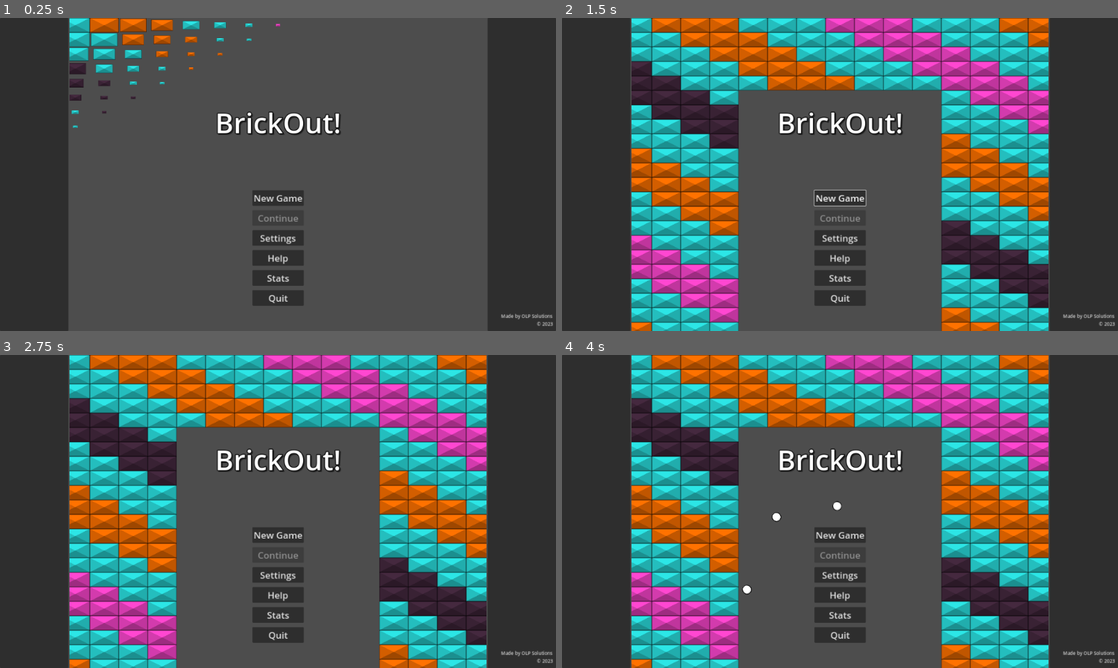
Above: before the commit, frames 1-4 (two rows, left to right).
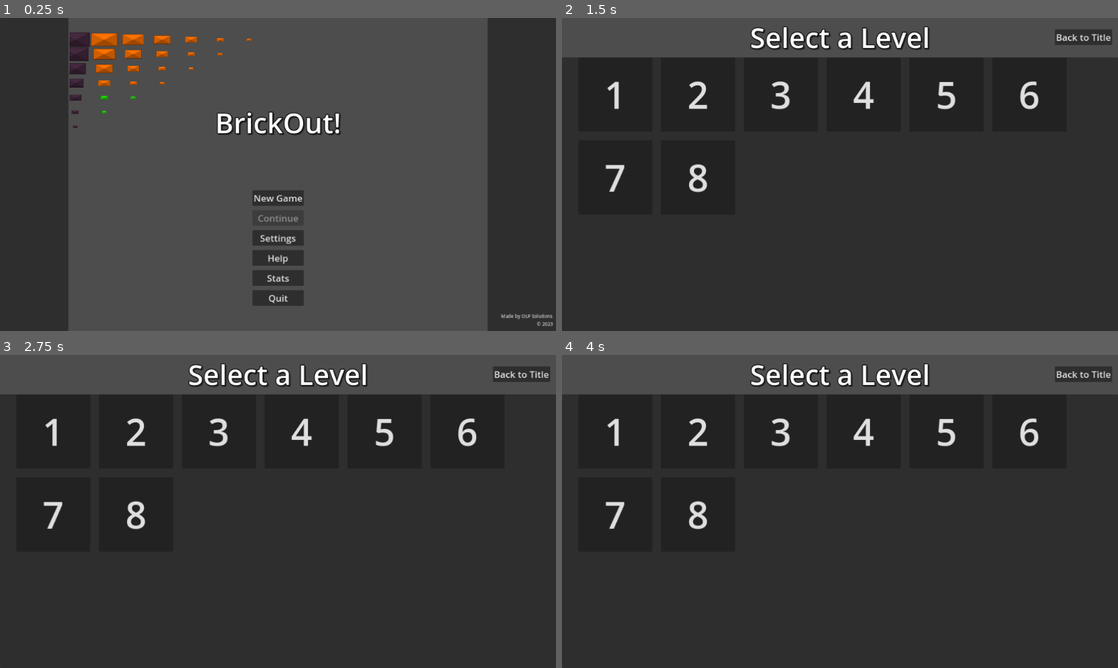
Above: after the commit, the same moments.

Repository: O-39889/brickout
Game: Godot game, scene res://scenes/title_screen.tscn
Same seed, same stepped clock (60 frames per second), same inputs: the game is played once before the commit and once after it.
Inputs (mouse positions are in pixels of both pictures, inside the frame that each line leads up to):
- Up to frame 1 (0.25 s): no input
- Up to frame 2 (1.5 s): click "New Game" at 0.5 s; click (617, 93) at 1.25 s, where only the run after the commit has a clickable "1"
- Up to frame 3 (2.75 s): click (133, 430) at 2 s, where only the run after the commit has a clickable "2"
- Up to frame 4 (4 s): click (778, 430) at 2.75 s, where only the run after the commit has a clickable "3"; click (862, 430) at 3.5 s, where only the run after the commit has a clickable "4"

The runs differ from the first frame. In frame 1, 2.0% of the frame differs, in the area x 12-51%, y 0-36%; in frame 2, 71%, in the area x 0-100%, y 0-100%; in frame 3, 71%; in frame 4, 71%.

Commit message:
Implement changing between title screen and level select

Diff:
--- a/scenes/gui/level_select_menu.tscn
+++ b/scenes/gui/level_select_menu.tscn
@@ -1,6 +1,8 @@
-[gd_scene load_steps=2 format=3 uid="uid://yokrfjsp6155"]
+[gd_scene load_steps=4 format=3 uid="uid://yokrfjsp6155"]
 
 [ext_resource type="LabelSettings" uid="uid://bedtepc8kaaw5" path="res://resources/bigtext_label_settings.tres" id="1_74roj"]
+[ext_resource type="Script" path="res://scripts/level_select_menu.gd" id="1_hoi05"]
+[ext_resource type="Theme" uid="uid://disr836qacj33" path="res://resources/gui_theme.tres" id="3_ffxgf"]
 
 [node name="LevelSelectMenu" type="VBoxContainer"]
 anchors_preset = 15
@@ -10,20 +12,86 @@
 grow_vertical = 2
 size_flags_horizontal = 3
 size_flags_vertical = 3
+script = ExtResource("1_hoi05")
 
-[node name="Label" type="Label" parent="."]
+[node name="ChooseLevelLbl" type="Label" parent="."]
+unique_name_in_owner = true
 layout_mode = 2
+size_flags_horizontal = 3
 text = "Select a Level"
 label_settings = ExtResource("1_74roj")
 horizontal_alignment = 1
 vertical_alignment = 1
 
 [node name="PanelContainer" type="PanelContainer" parent="."]
-visible = false
 custom_minimum_size = Vector2(1920, 0)
 layout_mode = 2
 size_flags_horizontal = 4
 size_flags_vertical = 3
+
+[node name="ScrollContainer" type="ScrollContainer" parent="PanelContainer"]
+layout_mode = 2
+size_flags_horizontal = 4
+size_flags_vertical = 3
+horizontal_scroll_mode = 0
+
+[node name="LevelList" type="GridContainer" parent="PanelContainer/ScrollContainer"]
+unique_name_in_owner = true
+custom_minimum_size = Vector2(1800, 0)
+layout_mode = 2
+size_flags_horizontal = 3
+size_flags_vertical = 3
+theme_override_constants/h_separation = 30
+theme_override_constants/v_separation = 30
+columns = 6
+
+[node name="LevelChooseBtn" type="Button" parent="PanelContainer/ScrollContainer/LevelList"]
+custom_minimum_size = Vector2(256, 256)
+layout_mode = 2
+theme_override_font_sizes/font_size = 128
+text = "1"
+
+[node name="LevelChooseBtn2" type="Button" parent="PanelContainer/ScrollContainer/LevelList"]
+custom_minimum_size = Vector2(256, 256)
+layout_mode = 2
+theme_override_font_sizes/font_size = 128
+text = "2"
+
+[node name="LevelChooseBtn3" type="Button" parent="PanelContainer/ScrollContainer/LevelList"]
+custom_minimum_size = Vector2(256, 256)
+layout_mode = 2
+theme_override_font_sizes/font_size = 128
+text = "3"
+
+[node name="LevelChooseBtn4" type="Button" parent="PanelContainer/ScrollContainer/LevelList"]
+custom_minimum_size = Vector2(256, 256)
+layout_mode = 2
+theme_override_font_sizes/font_size = 128
+text = "4"
+
+[node name="LevelChooseBtn5" type="Button" parent="PanelContainer/ScrollContainer/LevelList"]
+custom_minimum_size = Vector2(256, 256)
+layout_mode = 2
+theme_override_font_sizes/font_size = 128
+text = "5"
+
+[node name="LevelChooseBtn6" type="Button" parent="PanelContainer/ScrollContainer/LevelList"]
+custom_minimum_size = Vector2(256, 256)
+layout_mode = 2
+theme_override_font_sizes/font_size = 128
+text = "6"
+
+[node name="LevelChooseBtn7" type="Button" parent="PanelContainer/ScrollContainer/LevelList"]
+custom_minimum_size = Vector2(256, 256)
+layout_mode = 2
+theme_override_font_sizes/font_size = 128
+text = "7"
+
+[node name="LevelChooseBtn8" type="Button" parent="PanelContainer/ScrollContainer/LevelList"]
+custom_minimum_size = Vector2(256, 256)
+layout_mode = 2
+theme_override_font_sizes/font_size = 128
+text = "8"
 
 [node name="MarginContainer" type="MarginContainer" parent="PanelContainer"]
 layout_mode = 2
@@ -32,60 +100,17 @@
 theme_override_constants/margin_right = 25
 theme_override_constants/margin_bottom = 25
 
-[node name="ScrollContainer" type="ScrollContainer" parent="PanelContainer/MarginContainer"]
-layout_mode = 2
-size_flags_vertical = 3
-horizontal_scroll_mode = 0
+[node name="CanvasLayer" type="CanvasLayer" parent="."]
 
-[node name="HFlowContainer" type="HFlowContainer" parent="PanelContainer/MarginContainer"]
-layout_mode = 2
-theme_override_constants/h_separation = 25
-theme_override_constants/v_separation = 25
+[node name="ExitBtn" type="Button" parent="CanvasLayer"]
+unique_name_in_owner = true
+anchors_preset = 1
+anchor_left = 1.0
+anchor_right = 1.0
+offset_top = 20.0
+offset_right = -20.0
+grow_horizontal = 0
+theme = ExtResource("3_ffxgf")
+text = "Back to Title"
 
-[node name="LevelChooseBtn" type="Button" parent="PanelContainer/MarginContainer/HFlowContainer"]
-custom_minimum_size = Vector2(256, 256)
-layout_mode = 2
-theme_override_font_sizes/font_size = 128
-text = "1"
-
-[node name="LevelChooseBtn2" type="Button" parent="PanelContainer/MarginContainer/HFlowContainer"]
-custom_minimum_size = Vector2(256, 256)
-layout_mode = 2
-theme_override_font_sizes/font_size = 128
-text = "2"
-
-[node name="LevelChooseBtn3" type="Button" parent="PanelContainer/MarginContainer/HFlowContainer"]
-custom_minimum_size = Vector2(256, 256)
-layout_mode = 2
-theme_override_font_sizes/font_size = 128
-text = "3"
-
-[node name="LevelChooseBtn4" type="Button" parent="PanelContainer/MarginContainer/HFlowContainer"]
-custom_minimum_size = Vector2(256, 256)
-layout_mode = 2
-theme_override_font_sizes/font_size = 128
-text = "4"
-
-[node name="LevelChooseBtn5" type="Button" parent="PanelContainer/MarginContainer/HFlowContainer"]
-custom_minimum_size = Vector2(256, 256)
-layout_mode = 2
-theme_override_font_sizes/font_size = 128
-text = "5"
-
-[node name="LevelChooseBtn6" type="Button" parent="PanelContainer/MarginContainer/HFlowContainer"]
-custom_minimum_size = Vector2(256, 256)
-layout_mode = 2
-theme_override_font_sizes/font_size = 128
-text = "6"
-
-[node name="LevelChooseBtn7" type="Button" parent="PanelContainer/MarginContainer/HFlowContainer"]
-custom_minimum_size = Vector2(256, 256)
-layout_mode = 2
-theme_override_font_sizes/font_size = 128
-text = "7"
-
-[node name="LevelChooseBtn8" type="Button" parent="PanelContainer/MarginContainer/HFlowContainer"]
-custom_minimum_size = Vector2(256, 256)
-layout_mode = 2
-theme_override_font_sizes/font_size = 128
-text = "8"
+[connection signal="pressed" from="CanvasLayer/ExitBtn" to="." method="_on_exit_btn_pressed"]
--- /dev/null
+++ b/scenes/level_components/title_screen_layouts/04.tscn
@@ -0,0 +1,546 @@
+[gd_scene load_steps=5 format=3 uid="uid://0u0qqx3ece12"]
+
+[ext_resource type="Script" path="res://scripts/level_components/title_screen_brick_component.gd" id="1_svfhb"]
+[ext_resource type="PackedScene" uid="uid://blofikyc7x7vn" path="res://scenes/RegularBrick.tscn" id="2_v3hyo"]
+[ext_resource type="PackedScene" uid="uid://blefa03mpdv8b" path="res://scenes/unbreakable_brick.tscn" id="3_om6j3"]
+[ext_resource type="PackedScene" uid="uid://clcdnhk8jx7nc" path="res://scenes/super_unbreakable_brick.tscn" id="4_xmfel"]
+
+[node name="BrickComponent" type="Node2D"]
+script = ExtResource("1_svfhb")
+metadata/_edit_lock_ = true
+
+[node name="Label" type="Label" parent="."]
+process_mode = 1
+offset_left = 1870.0
+offset_top = 2440.0
+offset_right = 2049.0
+offset_bottom = 2463.0
+rotation = -1.5708
+text = "false advertising andy"
+
+[node name="ReferenceRect" type="ReferenceRect" parent="."]
+top_level = true
+offset_right = 1440.0
+offset_bottom = 1080.0
+border_color = Color(0.506281, 0.00272401, 0.81529, 1)
+border_width = 5.0
+metadata/_edit_lock_ = true
+
+[node name="Center" type="Control" parent="ReferenceRect"]
+layout_mode = 1
+anchors_preset = 8
+anchor_left = 0.5
+anchor_top = 0.5
+anchor_right = 0.5
+anchor_bottom = 0.5
+grow_horizontal = 2
+grow_vertical = 2
+metadata/_edit_lock_ = true
+
+[node name="BallsComeFromHere" type="Marker2D" parent="ReferenceRect/Center"]
+gizmo_extents = 25.0
+metadata/_edit_lock_ = true
+
+[node name="Brick" parent="." instance=ExtResource("2_v3hyo")]
+position = Vector2(220, 1025)
+color = 5
+
+[node name="Brick2" parent="." instance=ExtResource("2_v3hyo")]
+position = Vector2(220, 975)
+color = 5
+
+[node name="Brick5" parent="." instance=ExtResource("2_v3hyo")]
+position = Vector2(320, 975)
+
+[node name="Brick6" parent="." instance=ExtResource("2_v3hyo")]
+position = Vector2(320, 1025)
+
+[node name="Brick7" parent="." instance=ExtResource("2_v3hyo")]
+position = Vector2(420, 975)
+
+[node name="Brick8" parent="." instance=ExtResource("2_v3hyo")]
+position = Vector2(420, 1025)
+
+[node name="Brick9" parent="." instance=ExtResource("2_v3hyo")]
+position = Vector2(520, 975)
+
+[node name="Brick11" parent="." instance=ExtResource("2_v3hyo")]
+position = Vector2(120, 425)
+color = 2
+
+[node name="Brick12" parent="." instance=ExtResource("2_v3hyo")]
+position = Vector2(120, 375)
+color = 2
+
+[node name="Brick13" parent="." instance=ExtResource("2_v3hyo")]
+position = Vector2(120, 325)
+color = 2
+
+[node name="Brick14" parent="." instance=ExtResource("2_v3hyo")]
+position = Vector2(120, 275)
+color = 2
+
+[node name="Brick15" parent="." instance=ExtResource("2_v3hyo")]
+position = Vector2(220, 425)
+color = 2
+
+[node name="Brick16" parent="." instance=ExtResource("2_v3hyo")]
+position = Vector2(220, 375)
+color = 2
+
+[node name="Brick17" parent="." instance=ExtResource("2_v3hyo")]
+position = Vector2(220, 325)
+color = 2
+
+[node name="Brick18" parent="." instance=ExtResource("2_v3hyo")]
+position = Vector2(220, 275)
+color = 2
+
+[node name="Brick19" parent="." instance=ExtResource("2_v3hyo")]
+position = Vector2(320, 425)
+color = 2
+
+[node name="Brick20" parent="." instance=ExtResource("2_v3hyo")]
+position = Vector2(320, 375)
+color = 2
+
+[node name="Brick21" parent="." instance=ExtResource("2_v3hyo")]
+position = Vector2(320, 325)
+color = 2
+
+[node name="Brick22" parent="." instance=ExtResource("2_v3hyo")]
+position = Vector2(320, 275)
+color = 2
+
+[node name="Brick23" parent="." instance=ExtResource("2_v3hyo")]
+position = Vector2(420, 425)
+color = 2
+
+[node name="Brick24" parent="." instance=ExtResource("2_v3hyo")]
+position = Vector2(420, 375)
+color = 2
+
+[node name="Brick25" parent="." instance=ExtResource("2_v3hyo")]
+position = Vector2(420, 325)
+color = 2
+
+[node name="Brick26" parent="." instance=ExtResource("2_v3hyo")]
+position = Vector2(420, 275)
+color = 2
+
+[node name="Brick27" parent="." instance=ExtResource("2_v3hyo")]
+position = Vector2(520, 425)
+color = 2
+
+[node name="Brick28" parent="." instance=ExtResource("2_v3hyo")]
+position = Vector2(520, 375)
+color = 2
+
+[node name="Brick29" parent="." instance=ExtResource("2_v3hyo")]
+position = Vector2(520, 325)
+color = 2
+
+[node name="Brick30" parent="." instance=ExtResource("2_v3hyo")]
+position = Vector2(520, 275)
+color = 2
+
+[node name="Brick31" parent="." instance=ExtResource("2_v3hyo")]
+position = Vector2(620, 425)
+color = 2
+
+[node name="Brick32" parent="." instance=ExtResource("2_v3hyo")]
+position = Vector2(620, 375)
+color = 2
+
+[node name="Brick33" parent="." instance=ExtResource("2_v3hyo")]
+position = Vector2(620, 325)
+color = 2
+
+[node name="Brick34" parent="." instance=ExtResource("2_v3hyo")]
+position = Vector2(620, 275)
+color = 2
+
+[node name="Brick35" parent="." instance=ExtResource("2_v3hyo")]
+position = Vector2(720, 425)
+color = 2
+
+[node name="Brick36" parent="." instance=ExtResource("2_v3hyo")]
+position = Vector2(720, 375)
+color = 2
+
+[node name="Brick37" parent="." instance=ExtResource("2_v3hyo")]
+position = Vector2(720, 325)
+color = 2
+
+[node name="Brick38" parent="." instance=ExtResource("2_v3hyo")]
+position = Vector2(720, 275)
+color = 2
+
+[node name="Brick39" parent="." instance=ExtResource("2_v3hyo")]
+position = Vector2(820, 425)
+color = 2
+
+[node name="Brick40" parent="." instance=ExtResource("2_v3hyo")]
+position = Vector2(820, 375)
+color = 2
+
+[node name="Brick41" parent="." instance=ExtResource("2_v3hyo")]
+position = Vector2(820, 325)
+color = 2
+
+[node name="Brick42" parent="." instance=ExtResource("2_v3hyo")]
+position = Vector2(820, 275)
+color = 2
+
+[node name="Brick43" parent="." instance=ExtResource("2_v3hyo")]
+position = Vector2(920, 425)
+color = 2
+
+[node name="Brick44" parent="." instance=ExtResource("2_v3hyo")]
+position = Vector2(920, 375)
+color = 2
+
+[node name="Brick45" parent="." instance=ExtResource("2_v3hyo")]
+position = Vector2(920, 325)
+color = 2
+
+[node name="Brick46" parent="." instance=ExtResource("2_v3hyo")]
+position = Vector2(920, 275)
+color = 2
+
+[node name="Brick47" parent="." instance=ExtResource("2_v3hyo")]
+position = Vector2(1020, 425)
+color = 2
+
+[node name="Brick48" parent="." instance=ExtResource("2_v3hyo")]
+position = Vector2(1020, 375)
+color = 2
+
+[node name="Brick49" parent="." instance=ExtResource("2_v3hyo")]
+position = Vector2(1020, 325)
+color = 2
+
+[node name="Brick50" parent="." instance=ExtResource("2_v3hyo")]
+position = Vector2(1020, 275)
+color = 2
+
+[node name="Brick51" parent="." instance=ExtResource("2_v3hyo")]
+position = Vector2(1120, 425)
+color = 2
+
+[node name="Brick52" parent="." instance=ExtResource("2_v3hyo")]
+position = Vector2(1120, 375)
+color = 2
+
+[node name="Brick53" parent="." instance=ExtResource("2_v3hyo")]
+position = Vector2(1120, 325)
+color = 2
+
+[node name="Brick54" parent="." instance=ExtResource("2_v3hyo")]
+position = Vector2(1120, 275)
+color = 2
+
+[node name="Brick55" parent="." instance=ExtResource("2_v3hyo")]
+position = Vector2(1220, 425)
+color = 2
+
+[node name="Brick56" parent="." instance=ExtResource("2_v3hyo")]
+position = Vector2(1220, 375)
+color = 2
+
+[node name="Brick57" parent="." instance=ExtResource("2_v3hyo")]
+position = Vector2(1220, 325)
+color = 2
+
+[node name="Brick58" parent="." instance=ExtResource("2_v3hyo")]
+position = Vector2(1220, 275)
+color = 2
+
+[node name="Brick59" parent="." instance=ExtResource("2_v3hyo")]
+position = Vector2(1320, 425)
+color = 2
+
+[node name="Brick60" parent="." instance=ExtResource("2_v3hyo")]
+position = Vector2(1320, 375)
+color = 2
+
+[node name="Brick61" parent="." instance=ExtResource("2_v3hyo")]
+position = Vector2(1320, 325)
+color = 2
+
+[node name="Brick62" parent="." instance=ExtResource("2_v3hyo")]
+position = Vector2(1320, 275)
+color = 2
+
+[node name="Brick63" parent="." instance=ExtResource("2_v3hyo")]
+position = Vector2(120, 225)
+color = 4
+
+[node name="Brick64" parent="." instance=ExtResource("2_v3hyo")]
+position = Vector2(120, 175)
+color = 4
+
+[node name="Brick65" parent="." instance=ExtResource("2_v3hyo")]
+position = Vector2(120, 125)
+color = 4
+
+[node name="Brick66" parent="." instance=ExtResource("2_v3hyo")]
+position = Vector2(120, 75)
+color = 4
+
+[node name="Brick67" parent="." instance=ExtResource("2_v3hyo")]
+position = Vector2(220, 225)
+color = 4
+
+[node name="Brick68" parent="." instance=ExtResource("2_v3hyo")]
+position = Vector2(220, 175)
+color = 4
+
+[node name="Brick69" parent="." instance=ExtResource("2_v3hyo")]
+position = Vector2(220, 125)
+color = 4
+
+[node name="Brick70" parent="." instance=ExtResource("2_v3hyo")]
+position = Vector2(220, 75)
+color = 4
+
+[node name="Brick71" parent="." instance=ExtResource("2_v3hyo")]
+position = Vector2(320, 225)
+color = 4
+
+[node name="Brick72" parent="." instance=ExtResource("2_v3hyo")]
+position = Vector2(320, 175)
+color = 4
+
+[node name="Brick73" parent="." instance=ExtResource("2_v3hyo")]
+position = Vector2(320, 125)
+color = 4
+
+[node name="Brick74" parent="." instance=ExtResource("2_v3hyo")]
+position = Vector2(320, 75)
+color = 4
+
+[node name="Brick75" parent="." instance=ExtResource("2_v3hyo")]
+position = Vector2(420, 225)
+color = 4
+
+[node name="Brick76" parent="." instance=ExtResource("2_v3hyo")]
+position = Vector2(420, 175)
+color = 4
+
+[node name="Brick77" parent="." instance=ExtResource("2_v3hyo")]
+position = Vector2(420, 125)
+color = 4
+
+[node name="Brick78" parent="." instance=ExtResource("2_v3hyo")]
+position = Vector2(420, 75)
+color = 4
+
+[node name="Brick79" parent="." instance=ExtResource("2_v3hyo")]
+position = Vector2(520, 225)
+color = 4
+
+[node name="Brick80" parent="." instance=ExtResource("2_v3hyo")]
+position = Vector2(520, 175)
+color = 4
+
+[node name="Brick81" parent="." instance=ExtResource("2_v3hyo")]
+position = Vector2(520, 125)
+color = 4
+
+[node name="Brick82" parent="." instance=ExtResource("2_v3hyo")]
+position = Vector2(520, 75)
+color = 4
+
+[node name="Brick83" parent="." instance=ExtResource("2_v3hyo")]
+position = Vector2(620, 225)
+color = 4
+
+[node name="Brick84" parent="." instance=ExtResource("2_v3hyo")]
+position = Vector2(620, 175)
+color = 4
+
+[node name="Brick85" parent="." instance=ExtResource("2_v3hyo")]
+position = Vector2(620, 125)
+color = 4
+
+[node name="Brick86" parent="." instance=ExtResource("2_v3hyo")]
+position = Vector2(620, 75)
+color = 4
+
+[node name="Brick87" parent="." instance=ExtResource("2_v3hyo")]
+position = Vector2(720, 225)
+color = 4
+
+[node name="Brick88" parent="." instance=ExtResource("2_v3hyo")]
+position = Vector2(720, 175)
+color = 4
+
+[node name="Brick89" parent="." instance=ExtResource("2_v3hyo")]
+position = Vector2(720, 125)
+color = 4
+
+[node name="Brick90" parent="." instance=ExtResource("2_v3hyo")]
+position = Vector2(720, 75)
+color = 4
+
+[node name="Brick91" parent="." instance=ExtResource("2_v3hyo")]
+position = Vector2(820, 225)
+color = 4
+
+[node name="Brick92" parent="." instance=ExtResource("2_v3hyo")]
+position = Vector2(820, 175)
+color = 4
+
+[node name="Brick93" parent="." instance=ExtResource("2_v3hyo")]
+position = Vector2(820, 125)
+color = 4
+
+[node name="Brick94" parent="." instance=ExtResource("2_v3hyo")]
+position = Vector2(820, 75)
+color = 4
+
+[node name="Brick95" parent="." instance=ExtResource("2_v3hyo")]
+position = Vector2(920, 225)
+color = 4
+
+[node name="Brick96" parent="." instance=ExtResource("2_v3hyo")]
+position = Vector2(920, 175)
+color = 4
+
+[node name="Brick97" parent="." instance=ExtResource("2_v3hyo")]
+position = Vector2(920, 125)
+color = 4
+
+[node name="Brick98" parent="." instance=ExtResource("2_v3hyo")]
+position = Vector2(920, 75)
+color = 4
+
+[node name="Brick99" parent="." instance=ExtResource("2_v3hyo")]
+position = Vector2(1020, 225)
+color = 4
+
+[node name="Brick100" parent="." instance=ExtResource("2_v3hyo")]
+position = Vector2(1020, 175)
+color = 4
+
+[node name="Brick101" parent="." instance=ExtResource("2_v3hyo")]
+position = Vector2(1020, 125)
+color = 4
+
+[node name="Brick102" parent="." instance=ExtResource("2_v3hyo")]
+position = Vector2(1020, 75)
+color = 4
+
+[node name="Brick103" parent="." instance=ExtResource("2_v3hyo")]
+position = Vector2(1120, 225)
+color = 4
+
+[node name="Brick104" parent="." instance=ExtResource("2_v3hyo")]
+position = Vector2(1120, 175)
+color = 4
+
+[node name="Brick105" parent="." instance=ExtResource("2_v3hyo")]
+position = Vector2(1120, 125)
+color = 4
+
+[node name="Brick106" parent="." instance=ExtResource("2_v3hyo")]
+position = Vector2(1120, 75)
+color = 4
+
+[node name="Brick107" parent="." instance=ExtResource("2_v3hyo")]
+position = Vector2(1220, 225)
+color = 4
+
+[node name="Brick108" parent="." instance=ExtResource("2_v3hyo")]
+position = Vector2(1220, 175)
+color = 4
+
+[node name="Brick109" parent="." instance=ExtResource("2_v3hyo")]
+position = Vector2(1220, 125)
+color = 4
+
+[node name="Brick110" parent="." instance=ExtResource("2_v3hyo")]
+position = Vector2(1220, 75)
+color = 4
+
+[node name="Brick111" parent="." instance=ExtResource("2_v3hyo")]
+position = Vector2(1320, 225)
+color = 4
+
+[node name="Brick112" parent="." instance=ExtResource("2_v3hyo")]
+position = Vector2(1320, 175)
+color = 4
+
+[node name="Brick113" parent="." instance=ExtResource("2_v3hyo")]
+position = Vector2(1320, 125)
+color = 4
+
+[node name="Brick114" parent="." instance=ExtResource("2_v3hyo")]
+position = Vector2(1320, 75)
+color = 4
+
+[node name="Brick10" parent="." instance=ExtResource("2_v3hyo")]
+position = Vector2(520, 1025)
+
+[node name="Brick3" parent="." instance=ExtResource("2_v3hyo")]
+position = Vector2(620, 975)
+color = 5
+
+[node name="Brick4" parent="." instance=ExtResource("2_v3hyo")]
+position = Vector2(620, 1025)
+color = 5
+
+[node name="UnbreakableBrick" parent="." instance=ExtResource("3_om6j3")]
+position = Vector2(520, 775)
+
+[node name="UnbreakableBrick2" parent="." instance=ExtResource("3_om6j3")]
+position = Vector2(520, 825)
+
+[node name="SuperUnbreakableBrick" parent="." instance=ExtResource("4_xmfel")]
+position = Vector2(20, 425)
+
+[node name="SuperUnbreakableBrick2" parent="." instance=ExtResource("4_xmfel")]
+position = Vector2(20, 375)
+
+[node name="SuperUnbreakableBrick3" parent="." instance=ExtResource("4_xmfel")]
+position = Vector2(20, 325)
+
+[node name="SuperUnbreakableBrick4" parent="." instance=ExtResource("4_xmfel")]
+position = Vector2(20, 275)
+
+[node name="SuperUnbreakableBrick5" parent="." instance=ExtResource("4_xmfel")]
+position = Vector2(20, 225)
+
+[node name="SuperUnbreakableBrick6" parent="." instance=ExtResource("4_xmfel")]
+position = Vector2(20, 175)
+
+[node name="SuperUnbreakableBrick7" parent="." instance=ExtResource("4_xmfel")]
+position = Vector2(20, 125)
+
+[node name="SuperUnbreakableBrick8" parent="." instance=ExtResource("4_xmfel")]
+position = Vector2(20, 75)
+
+[node name="SuperUnbreakableBrick9" parent="." instance=ExtResource("4_xmfel")]
+position = Vector2(1420, 425)
+
+[node name="SuperUnbreakableBrick10" parent="." instance=ExtResource("4_xmfel")]
+position = Vector2(1420, 375)
+
+[node name="SuperUnbreakableBrick11" parent="." instance=ExtResource("4_xmfel")]
+position = Vector2(1420, 325)
+
+[node name="SuperUnbreakableBrick12" parent="." instance=ExtResource("4_xmfel")]
+position = Vector2(1420, 275)
+
+[node name="SuperUnbreakableBrick13" parent="." instance=ExtResource("4_xmfel")]
+position = Vector2(1420, 225)
+
+[node name="SuperUnbreakableBrick14" parent="." instance=ExtResource("4_xmfel")]
+position = Vector2(1420, 175)
+
+[node name="SuperUnbreakableBrick15" parent="." instance=ExtResource("4_xmfel")]
+position = Vector2(1420, 125)
+
+[node name="SuperUnbreakableBrick16" parent="." instance=ExtResource("4_xmfel")]
+position = Vector2(1420, 75)
--- a/scenes/title_screen.tscn
+++ b/scenes/title_screen.tscn
@@ -86,6 +86,16 @@
 theme = ExtResource("5_7cvny")
 text = "Settings"
 
+[node name="LevelEditorBtn" type="Button" parent="HBoxContainer/UglyWorkaroundElectricBoogaloo/GUIStuff/VBoxContainer"]
+unique_name_in_owner = true
+visible = false
+layout_mode = 2
+tooltip_text = "Coming in future versions!
+Probably..."
+theme = ExtResource("5_7cvny")
+disabled = true
+text = "Level Editor"
+
 [node name="HelpBtn" type="Button" parent="HBoxContainer/UglyWorkaroundElectricBoogaloo/GUIStuff/VBoxContainer"]
 unique_name_in_owner = true
 layout_mode = 2
--- a/scripts/fader.gd
+++ b/scripts/fader.gd
@@ -16,7 +16,9 @@
 func _ready() -> void:
 	if get_tree().current_scene != get_parent()\
 		or get_parent().get_child(0) != self:
-			print("Warning: the Fader node works best when used as the first child of a top-level node so that it can access all nodes in the scene tree properly. Printing it in here bc I don't know how else to push warnings lol");
+			pass
+			# just shut up
+			#print("Warning: the Fader node works best when used as the first child of a top-level node so that it can access all nodes in the scene tree properly. Printing it in here bc I don't know how else to push warnings lol");
 	if on_ready:
 		fade_in();
 
--- /dev/null
+++ b/scripts/level_select_menu.gd
@@ -0,0 +1,23 @@
+extends VBoxContainer;
+
+
+# Called when the node enters the scene tree for the first time.
+func _ready() -> void:
+	if Globals.should_fade_level_select:
+		Globals.should_fade_level_select = false;
+		var level_list : Container = %LevelList;
+		#for choose_btn : BaseButton in level_list.get_children():
+			#pass # Holy stuff I can't do that in here obviously because of it being a container so I will actually have to override the container node itself
+			## sounds like a lot of pain so whatever
+
+	%ExitBtn.position.y = (%ChooseLevelLbl.size.y - %ExitBtn.size.y) / 2.0;
+
+
+func _on_exit_btn_pressed() -> void:
+	# SCREW THIS ONE SCENE IN PARTICULAR
+	print(TitleScreen.TITLE_PACKED);
+	print(TitleScreen.TITLE_PACKED.can_instantiate());
+	print(TitleScreen.TITLE_PACKED.instantiate());
+	#get_tree().change_scene_to_packed(TitleScreen.TITLE_PACKED);
+	#return;
+	get_tree().change_scene_to_file("res://scenes/title_screen.tscn")
--- a/scripts/singletons/Globals.gd
+++ b/scripts/singletons/Globals.gd
@@ -16,6 +16,7 @@
 
 
 var window_mode_saved : DisplayServer.WindowMode = DisplayServer.window_get_mode();
+var should_fade_level_select : bool = true;
 
 
 func _ready() -> void:
--- a/scripts/title_screen.gd
+++ b/scripts/title_screen.gd
@@ -1,7 +1,9 @@
-class_name TItleScreen extends Node;
+class_name TitleScreen extends Node;
 
 
-#const LEVEL_MENU_PACKED : PackedScene = ...
+
+const TITLE_PACKED : PackedScene = preload("res://scenes/title_screen.tscn");
+const LEVEL_SELECT_PACKED : PackedScene = preload("res://scenes/gui/level_select_menu.tscn");
 #const SETTINGS_PACKED : PackedScene = ...
 #const HELP_PACKED : PackedScene = ...
 #const STATS_PACKED : PackedScene = ...
@@ -9,10 +11,11 @@
 
 func _ready() -> void:
 	%MeLbl.text += str(Time.get_datetime_dict_from_system()['year']);
+	%LevelEditorBtn.get_parent().remove_child(%LevelEditorBtn);
 
 
 func _on_new_game_btn_pressed() -> void:
-	pass # Replace with function body.
+	get_tree().change_scene_to_packed(LEVEL_SELECT_PACKED);
 
 
 func _on_continue_btn_pressed() -> void:
